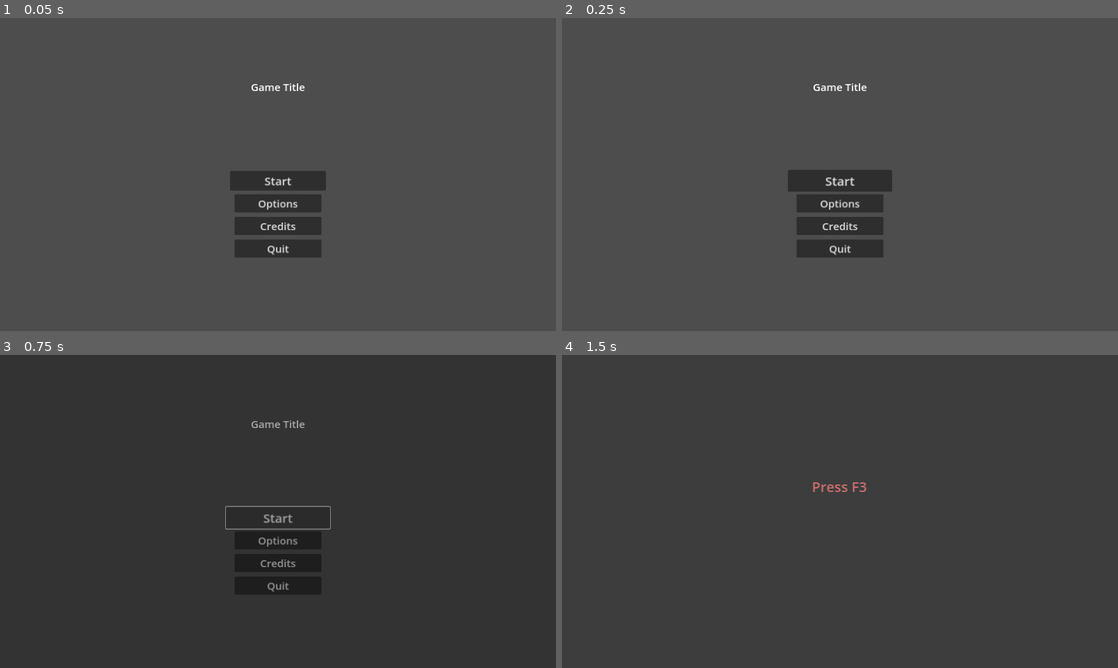
Above: before the commit, frames 1-4 (two rows, left to right).
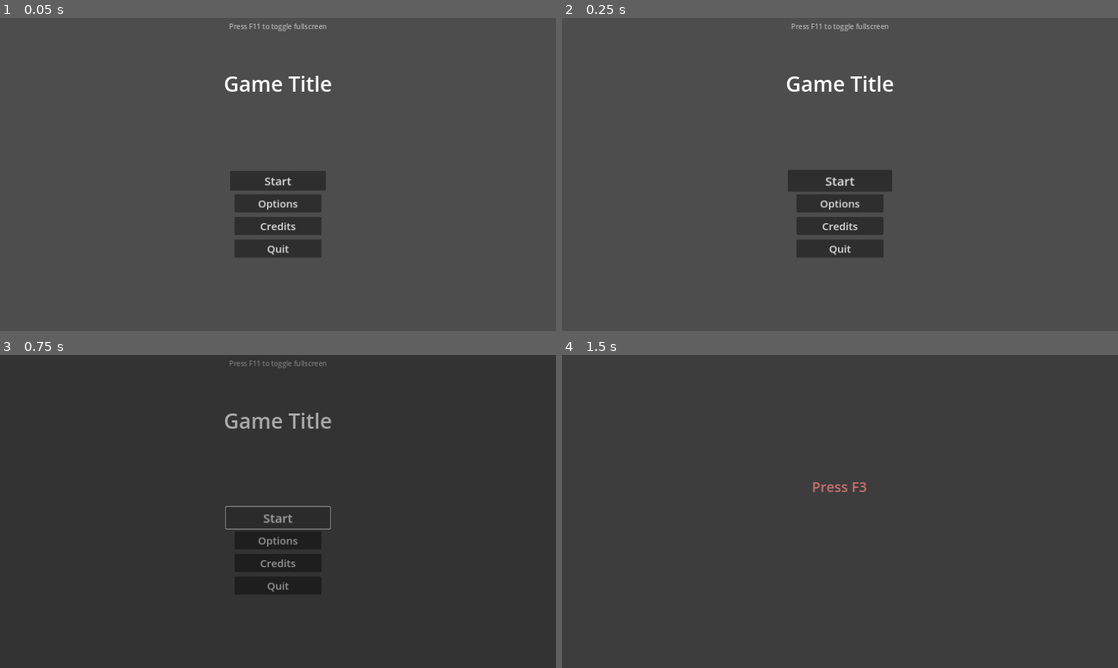
Above: after the commit, the same moments.

Repository: WanderingPenwing/CarWreck
Game: Godot game, scene res://scenes/start_screen.tscn
Two runs of this game, one before a commit and one after it. Both use one fixed random seed, a clock stepped at 60 frames per second and the inputs below.
Inputs (mouse positions are in pixels of both pictures, inside the frame that each line leads up to):
- Up to frame 1 (0.05 s): no input
- Up to frame 2 (0.25 s): no input
- Up to frame 3 (0.75 s): click "Start" at 0.5 s
- Up to frame 4 (1.5 s): tap F at 1.25 s; move the mouse to (962, 495) at 1.27 s; hold Up (ui_up) from 1.28 s (still down); tap Enter (ui_accept) at 1.35 s

The runs differ from the first frame. In frame 1, 0.6% of the frame differs, in the area x 40-60%, y 1-24%; in frame 2, 0.6%; in frame 3, 0.6%; in frame 4, nothing differs.

Commit message:
added fullscreen toggle

Diff:
--- a/project/assets/themes/base.tres
+++ b/project/assets/themes/base.tres
@@ -2,3 +2,4 @@
 
 [resource]
 default_font_size = 30
+CheckButton/font_sizes/font_size = 16
--- a/project/project.godot
+++ b/project/project.godot
@@ -48,6 +48,24 @@
 "events": [Object(InputEventKey,"resource_local_to_scene":false,"resource_name":"","device":-1,"window_id":0,"alt_press …(182 unchanged characters)…
 ]
 }
+fullscreen={
+"deadzone": 0.5,
+"events": [Object(InputEventKey,"resource_local_to_scene":false,"resource_name":"","device":-1,"window_id":0,"alt_pressed":false,"shift_pressed":false,"ctrl_pressed":false,"meta_pressed":false,"pressed":false,"keycode":0,"physical_keycode":4194342,"key_label":0,"unicode":0,"echo":false,"script":null)
+]
+}
+menu_next={
+"deadzone": 0.5,
+"events": [Object(InputEventKey,"resource_local_to_scene":false,"resource_name":"","device":-1,"window_id":0,"alt_pressed":false,"shift_pressed":false,"ctrl_pressed":false,"meta_pressed":false,"pressed":false,"keycode":0,"physical_keycode":4194321,"key_label":0,"unicode":0,"echo":false,"script":null)
+, Object(InputEventKey,"resource_local_to_scene":false,"resource_name":"","device":-1,"window_id":0,"alt_pressed":false,"shift_pressed":false,"ctrl_pressed":false,"meta_pressed":false,"pressed":false,"keycode":0,"physical_keycode":4194322,"key_label":0,"unicode":0,"echo":false,"script":null)
+, Object(InputEventKey,"resource_local_to_scene":false,"resource_name":"","device":-1,"window_id":0,"alt_pressed":false,"shift_pressed":false,"ctrl_pressed":false,"meta_pressed":false,"pressed":false,"keycode":0,"physical_keycode":4194306,"key_label":0,"unicode":0,"echo":false,"script":null)
+]
+}
+menu_previous={
+"deadzone": 0.5,
+"events": [Object(InputEventKey,"resource_local_to_scene":false,"resource_name":"","device":-1,"window_id":0,"alt_pressed":false,"shift_pressed":false,"ctrl_pressed":false,"meta_pressed":false,"pressed":false,"keycode":0,"physical_keycode":4194320,"key_label":0,"unicode":0,"echo":false,"script":null)
+, Object(InputEventKey,"resource_local_to_scene":false,"resource_name":"","device":-1,"window_id":0,"alt_pressed":false,"shift_pressed":false,"ctrl_pressed":false,"meta_pressed":false,"pressed":false,"keycode":0,"physical_keycode":4194319,"key_label":0,"unicode":0,"echo":false,"script":null)
+]
+}
 
 [rendering]
 
--- a/project/scenes/start_screen.tscn
+++ b/project/scenes/start_screen.tscn
@@ -20,6 +20,21 @@
 anchor_bottom = 1.0
 grow_horizontal = 2
 grow_vertical = 2
+theme_override_constants/margin_left = 10
+theme_override_constants/margin_top = 10
+theme_override_constants/margin_right = 10
+theme_override_constants/margin_bottom = 10
+
+[node name="VBoxContainer" type="VBoxContainer" parent="Start Screen"]
+layout_mode = 2
+
+[node name="Label" type="Label" parent="Start Screen/VBoxContainer"]
+layout_mode = 2
+size_flags_horizontal = 4
+theme = ExtResource("1_nqq7b")
+theme_override_colors/font_color = Color(0.701961, 0.701961, 0.701961, 1)
+theme_override_font_sizes/font_size = 20
+text = "Press F11 to toggle fullscreen"
 
 [node name="VSplitContainer" type="VSplitContainer" parent="Start Screen"]
 layout_mode = 2
@@ -29,6 +44,7 @@
 layout_mode = 2
 size_flags_vertical = 8
 theme = ExtResource("1_nqq7b")
+theme_override_font_sizes/font_size = 60
 text = "Game Title"
 horizontal_alignment = 1
 
--- a/project/scripts/menu/base_button.gd
+++ b/project/scripts/menu/base_button.gd
@@ -22,6 +22,7 @@
 var disabled : bool = false # Ability to disable for the level selection (for example)
 var time_since_selected : float = 0.0 # To avoid intant activations
 var Buttons : Array[Node] = []
+var button_was_activated : bool = false # to activate only once for long inputs
 
 
 
@@ -73,6 +74,9 @@
 		return
 
 	if Input.is_action_just_pressed("ui_accept") : # Click
+		if button_was_activated :
+			return
+		button_was_activated = true
 		activate.emit(button_title)
 		SoundManager.play_sound(bip, SoundManager, "Sfx")
 		var tween : Tween = create_tween() # Click animation
@@ -80,11 +84,13 @@
 		tween.tween_property(self, "scale", HOVER_SCALE, ANIMATION_TIME)
 		return
 
-	if Input.is_action_just_pressed("ui_down") :
+	button_was_activated = false
+
+	if Input.is_action_just_pressed("menu_next") :
 		become_unselected()
 		next.become_selected()
 
-	if Input.is_action_just_pressed("ui_up") :
+	if Input.is_action_just_pressed("menu_previous") :
 		become_unselected()
 		previous.become_selected()
 
--- a/project/scripts/menu/start_buttons.gd
+++ b/project/scripts/menu/start_buttons.gd
@@ -3,6 +3,7 @@
 # Ui element, handles the start menu
 
 @onready var Transition : Node = get_node("/root/SceneTransition") # To move between scenes
+@onready var Gamestate : Node = get_node("/root/GameState") # To toggle fullscreen
 
 var options : Resource = load("res://scenes/options.tscn") # To go to the sound settings
 var game : Resource = load("res://scenes/level_zero.tscn") # To start the game
--- a/project/scripts/tools/game_state.gd
+++ b/project/scripts/tools/game_state.gd
@@ -13,7 +13,8 @@
 	"sfx" : 50,
 	"music" : 50
 }
-
+var fullscreen : bool = false
+var fullscreen_was_pressed : bool = false
 
 
 func _ready() -> void :
@@ -58,3 +59,24 @@
 	AudioServer.set_bus_volume_db(master_bus,linear_to_db(volume["master"]/200.0)) # Sound is too loud by default
 	AudioServer.set_bus_volume_db(sfx_bus,linear_to_db(volume["sfx"]/100.0))
 	AudioServer.set_bus_volume_db(music_bus,linear_to_db(volume["music"]/100.0))
+
+
+
+func _input(event : InputEvent) -> void :
+	if not event is InputEventKey :
+		return
+	if event.is_action_pressed("fullscreen") :
+		if !fullscreen_was_pressed :
+			toggle_fullscreen()
+		fullscreen_was_pressed = true
+	else :
+		fullscreen_was_pressed = false
+
+
+
+func toggle_fullscreen() -> void :
+	fullscreen = !fullscreen
+	if fullscreen :
+		DisplayServer.window_set_mode(DisplayServer.WINDOW_MODE_FULLSCREEN)
+	else :
+		DisplayServer.window_set_mode(DisplayServer.WINDOW_MODE_WINDOWED)
